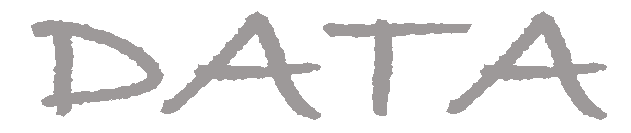
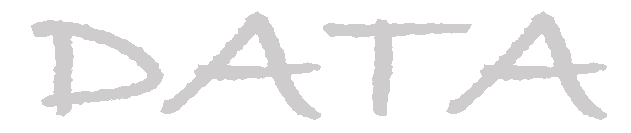
Revision of a layered 631x133 image; what changed, layer by layer:
"DATA": opacity 40% → 20% over 31, 11, 607, 120
